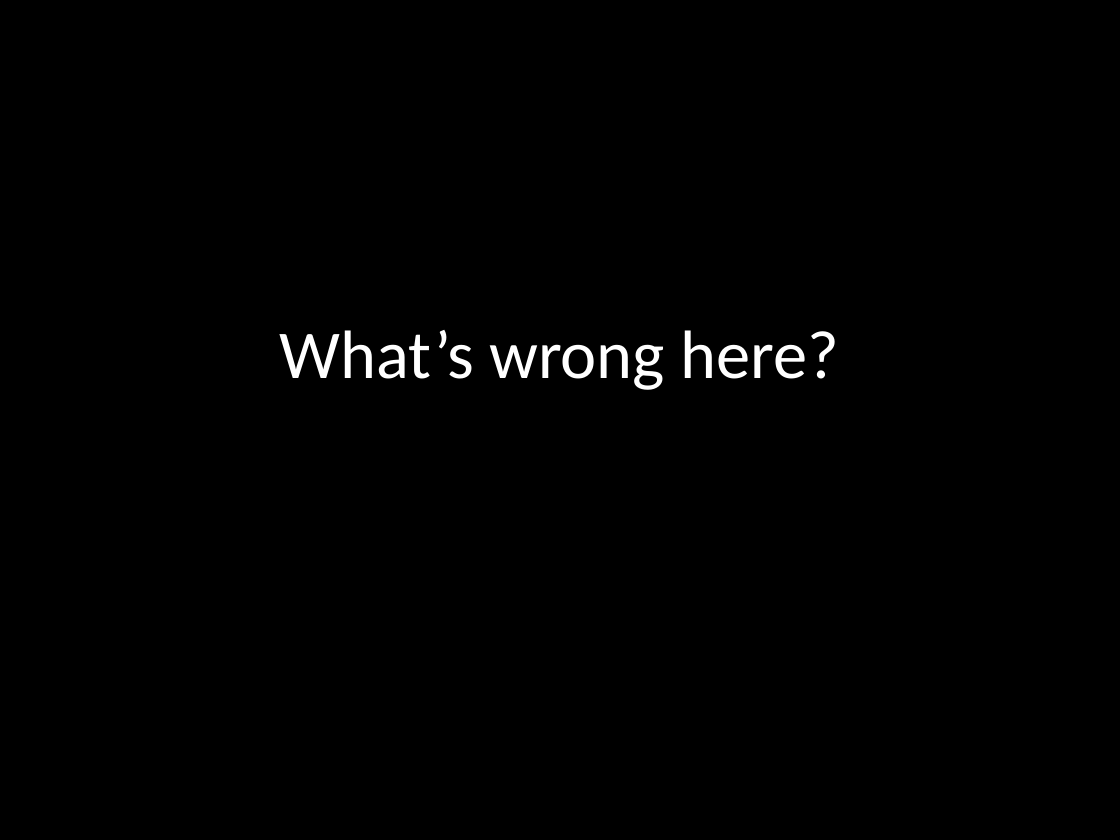
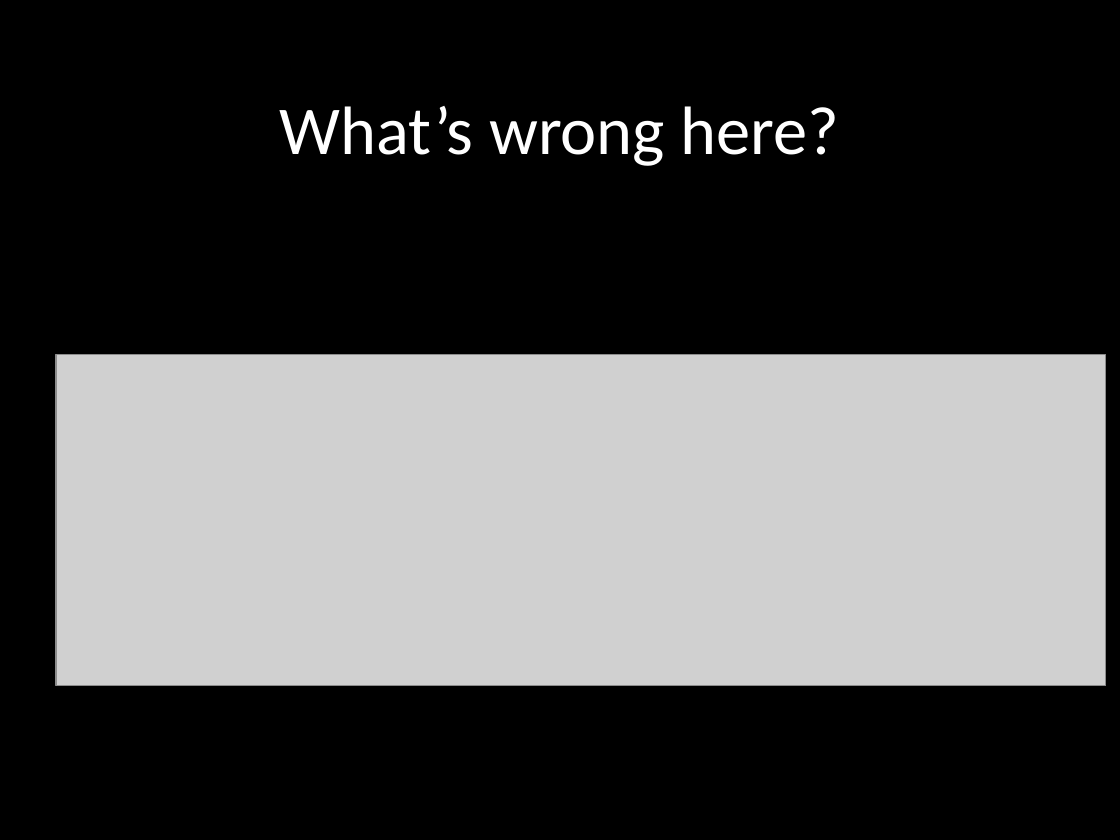
Before and after one commit to robertgreiner/presentations, a slide deck: slide 21 of testing-javascript/testing-javascript.pptx. Drawn at 1120x840 pixels with LibreOffice and Linux fonts; fonts in the diff are those of the drawing; grey boxes stand for pictures. Boxes give left, top, right and bottom in pixels: in the first picture for what was removed or moved away, otherwise in the second. Text is boxed around its words. In the diff, an @@ line names an element or a change of style, - is before the commit and + after.

```diff
--- a/testing-javascript/testing-javascript.pptx
+++ b/testing-javascript/testing-javascript.pptx
@@ title "What’s wrong here?": place and size @@
-title "What’s wrong here?" at [280, 330, 840, 390]
+title "What’s wrong here?" at [280, 106, 840, 166]
@@ picture added at [56, 355, 1105, 687] @@
```
Also in this commit, not shown: 7 other slides changed, 6 slides added, 3 slides removed, 1 other file.
